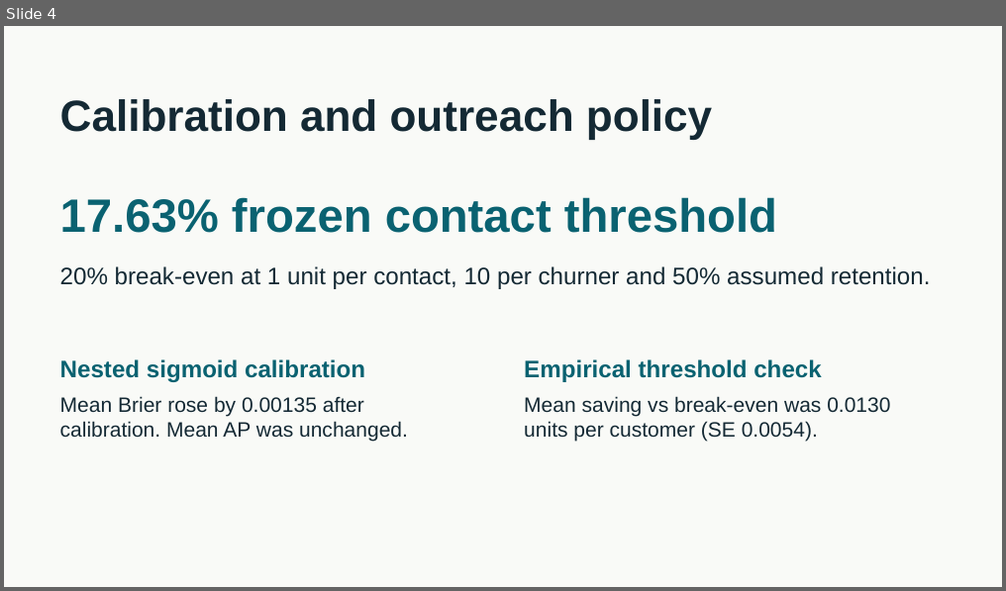
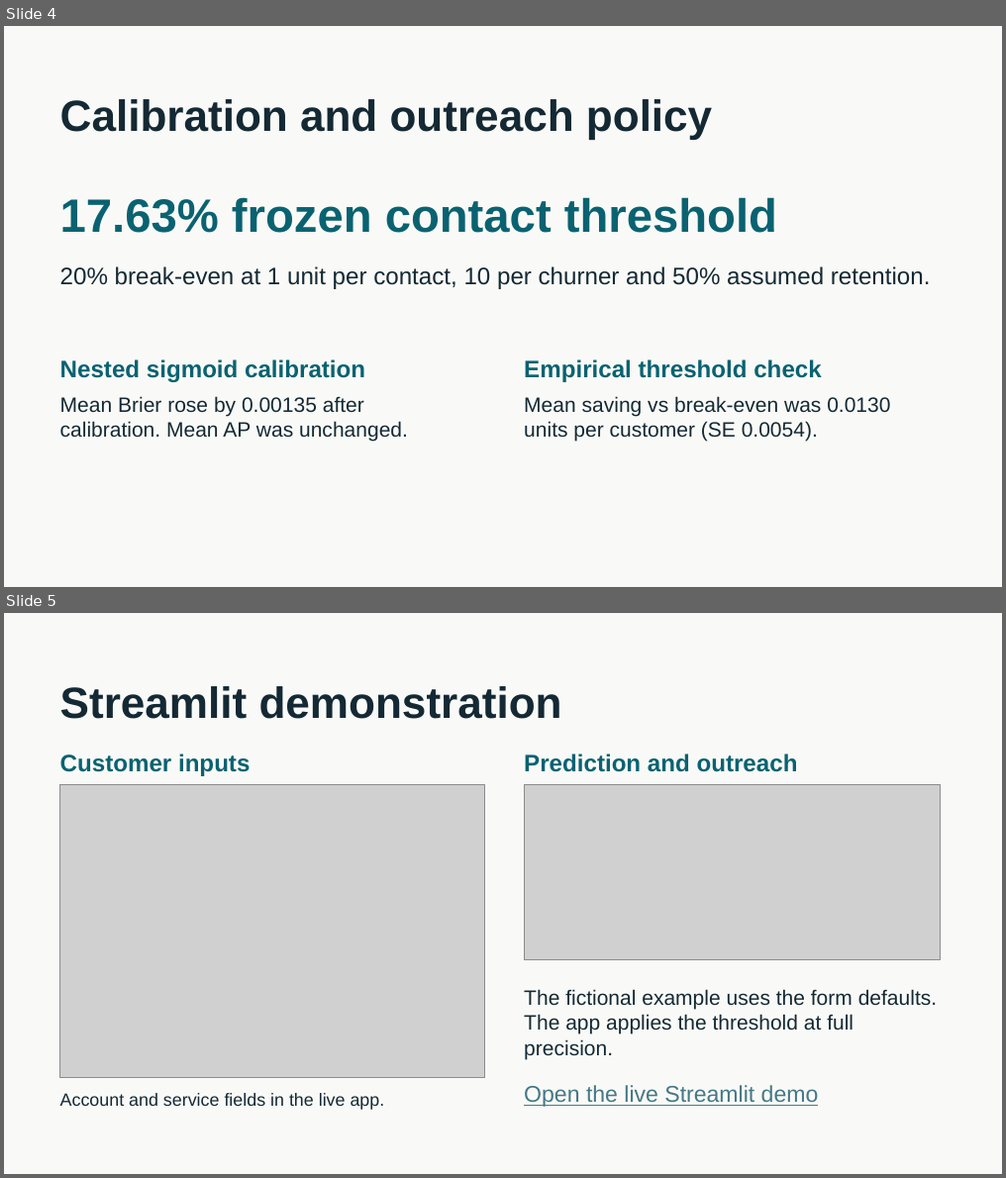
Before and after one commit to feras17009-stack/customer-churn-group-6, a slide deck: reports/churn_project_pitch.pptx. Shown one above the other, each under a label of ours: slide 4 before the commit, slides 4 and 5 after it. The pictures are 1006x591 and 1006x1178 pixels, drawn with LibreOffice and Linux fonts; fonts in the diff are those of the drawing; grey boxes stand for pictures. Boxes give left, top, right and bottom in pixels: in the first picture for what was removed or moved away, otherwise in the second. Text is boxed around its words. In the diff, an @@ line names an element or a change of style, - is before the commit and + after.

Commit message:
Add Streamlit screenshots and visual holdout results

```diff
--- a/reports/churn_project_pitch.pptx
+++ b/reports/churn_project_pitch.pptx
@@ slide 5 added at <box>4,613,1002,1174</box>, background #F9FAF7 @@
@@ text added at <box>60,686,562,719</box>, 42 pt, text #142934, bold @@
+Streamlit demonstration
@@ text added at <box>60,754,250,776</box>, 23 pt, text #0A6271, bold @@
+Customer inputs
@@ text added at <box>524,754,798,772</box>, 23 pt, text #0A6271, bold @@
+Prediction and outreach
@@ picture added at <box>60,784,485,1077</box> @@
@@ picture added at <box>525,784,940,960</box> @@
@@ text added at <box>524,989,937,1059</box>, 20 pt, text #142934 @@
+The fictional example uses the form defaults. The app applies the threshold at full precision.
@@ text added at <box>524,1085,819,1107</box>, 22 pt, text #467886, underline @@
+Open the live Streamlit demo
@@ text added at <box>60,1093,385,1110</box>, 17 pt, text #142934 @@
+Account and service fields in the live app.
```
Also in this commit, not shown: 1 slide changed, 1 other slide added, 1 slide removed, 1 other file.
